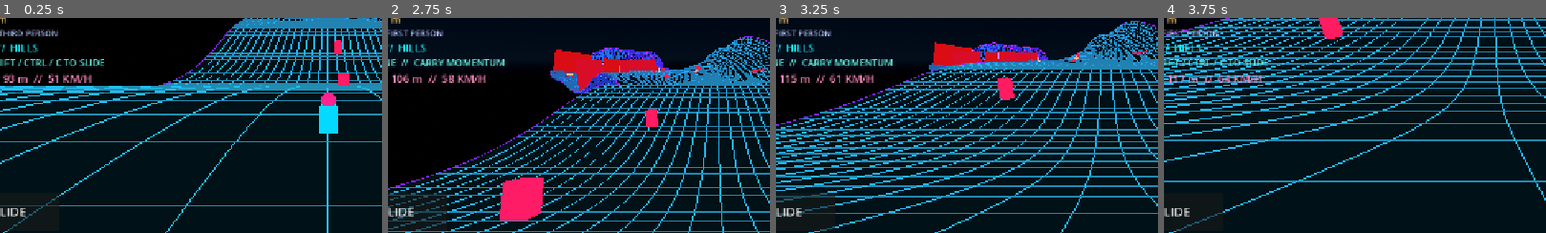
Above: before the commit, frames 1-4 (left to right).
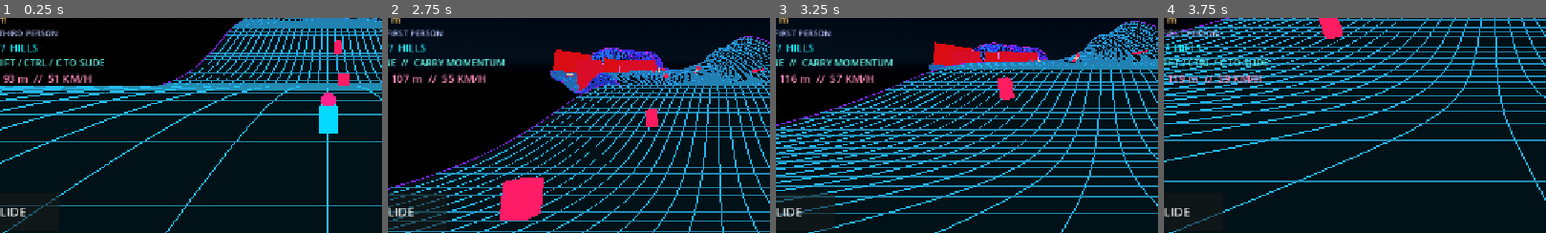
Above: after the commit, the same moments.

Repository: Unborne-Fetus/Cracked
Game: Godot game, scene res://scenes/main.tscn
Same seed, same stepped clock (60 frames per second), same inputs: the game is played once before the commit and once after it.
Inputs:
- Up to frame 1 (0.25 s): no input
- Up to frame 2 (2.75 s): tap Enter at 0.5 s; hold D 0.53-1.28 s; tap Tab at 0.6 s; tap Space at 0.77, 1.52 s; hold S 1.28-2.03 s; tap R at 1.35 s; hold D from 2.03 s (still down); tap Shift at 2.1 s
- Up to frame 3 (3.25 s): keep holding D; tap Ctrl at 2.85 s; tap Space at 3.02 s
- Up to frame 4 (3.75 s): release D at 3.53 s; hold A from 3.53 s (still down); tap C at 3.6 s
The pictures show only the part of the screen within x 7-57%, y 31-81%; the shares and areas given below are measured in that part.

Frame 1 is identical in both runs. In frame 2, less than 0.1% of the frame differs, in the area x 4-18%, y 25-31%; in frame 3, 0.1%; in frame 4, 0.1%.

Commit message:
Reduce storm acceleration and long-run acceleration growth

Diff:
--- a/scripts/storm.gd
+++ b/scripts/storm.gd
@@ -3,8 +3,8 @@
 
 const INITIAL_GAP := 92.0
 const INITIAL_SPEED := 14.0
-const ACCELERATION := 1.6
-const ACCELERATION_GROWTH := 0.035
+const ACCELERATION := 1.05
+const ACCELERATION_GROWTH := 0.012
 
 var front_s := -INITIAL_GAP
 var speed := INITIAL_SPEED
--- a/tests/gameplay_rules.gd
+++ b/tests/gameplay_rules.gd
@@ -445,8 +445,8 @@
 	var original_speed: float = storm.get("speed")
 	var original_s: float = storm.get("front_s")
 	storm.call("advance", 10.0)
-	if float(storm.get("speed")) < original_speed + 17.0 or float(storm.get("front_s")) <= original_s:
-		_fail("Storm must advance and accelerate.")
+	if absf(float(storm.get("speed")) - (original_speed + 11.1)) > 0.01 or float(storm.get("front_s")) <= original_s:
+		_fail("Storm must advance at the revised gentler acceleration rate.")
 		return
 	game.call("_lose", "TEST")
 	if not bool(game.get("run_finished")):
